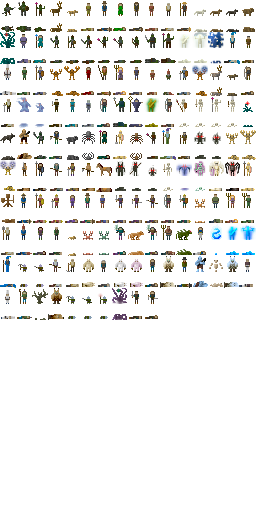
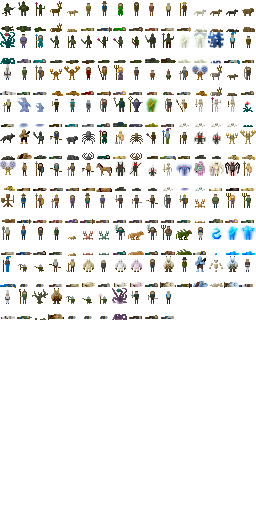
Layered file, before and after one edit (w=256, h=512). Changes by layer:
painted on "Background" over <box>161,291,174,319</box>
